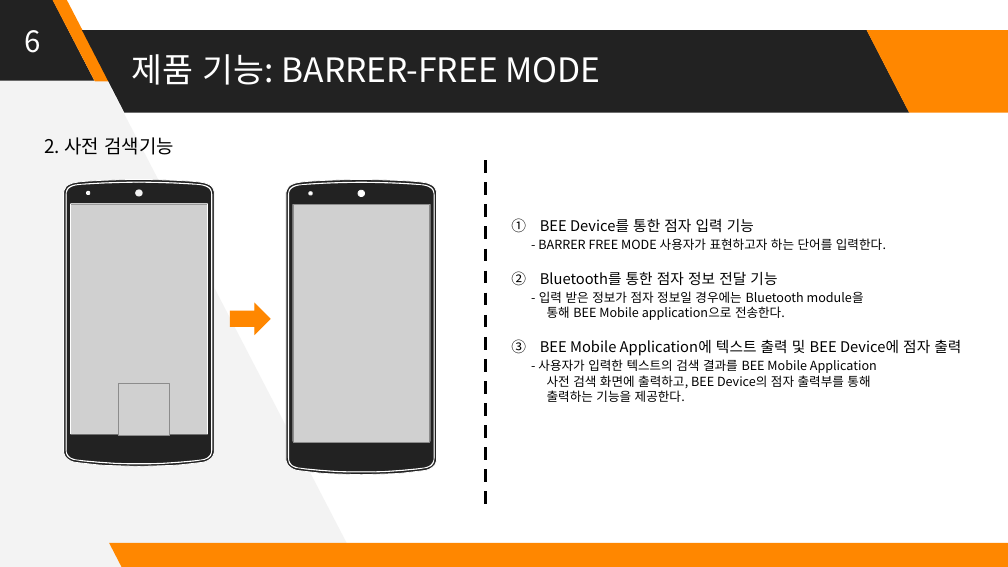
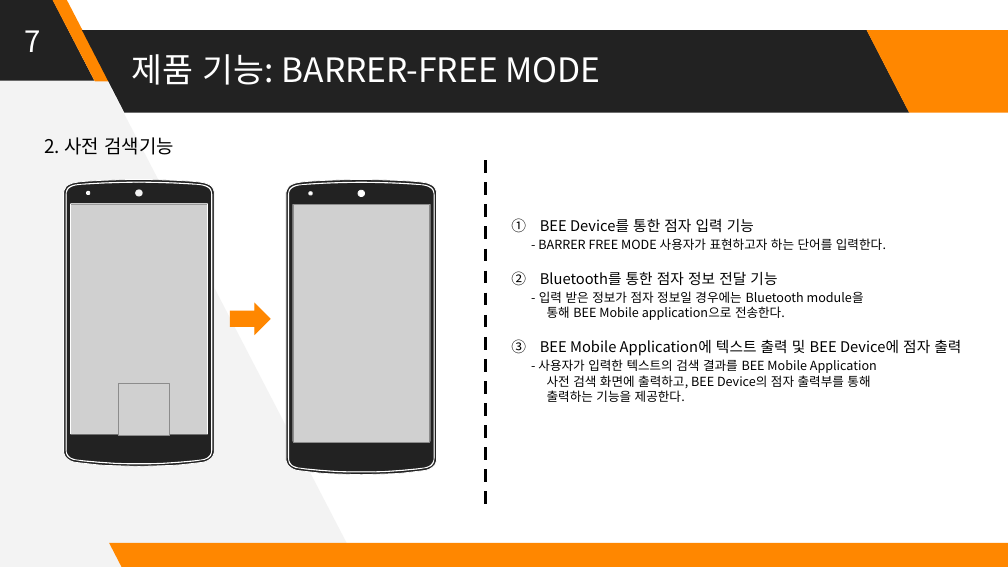
Before and after one commit to Huffon/2019_Capstone_bee, a slide deck: slide 7 of docs/8_Final Presentation Panel.pptx. Drawn at 1008x567 pixels with LibreOffice and Linux fonts; fonts in the diff are those of the drawing; grey boxes stand for pictures. Boxes give left, top, right and bottom in pixels: in the first picture for what was removed or moved away, otherwise in the second. Text is boxed around its words. In the diff, an @@ line names an element or a change of style, - is before the commit and + after.

```diff
--- a/docs/8_Final Presentation Panel.pptx
+++ b/docs/8_Final Presentation Panel.pptx
@@ text at (25, 30, 41, 52): text changed @@
-6
+7
```
Also in this commit, not shown: 1 other file.
